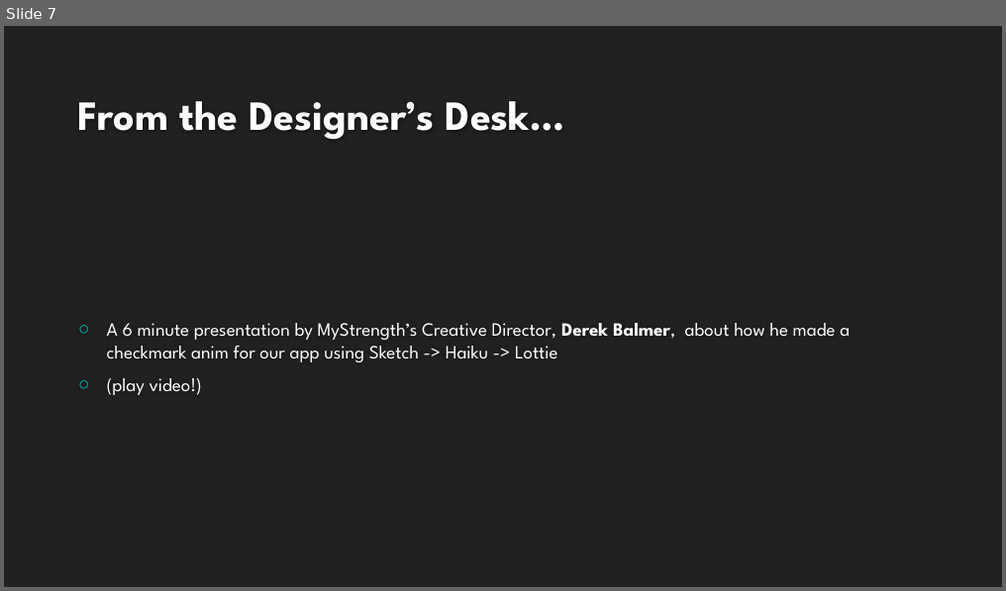
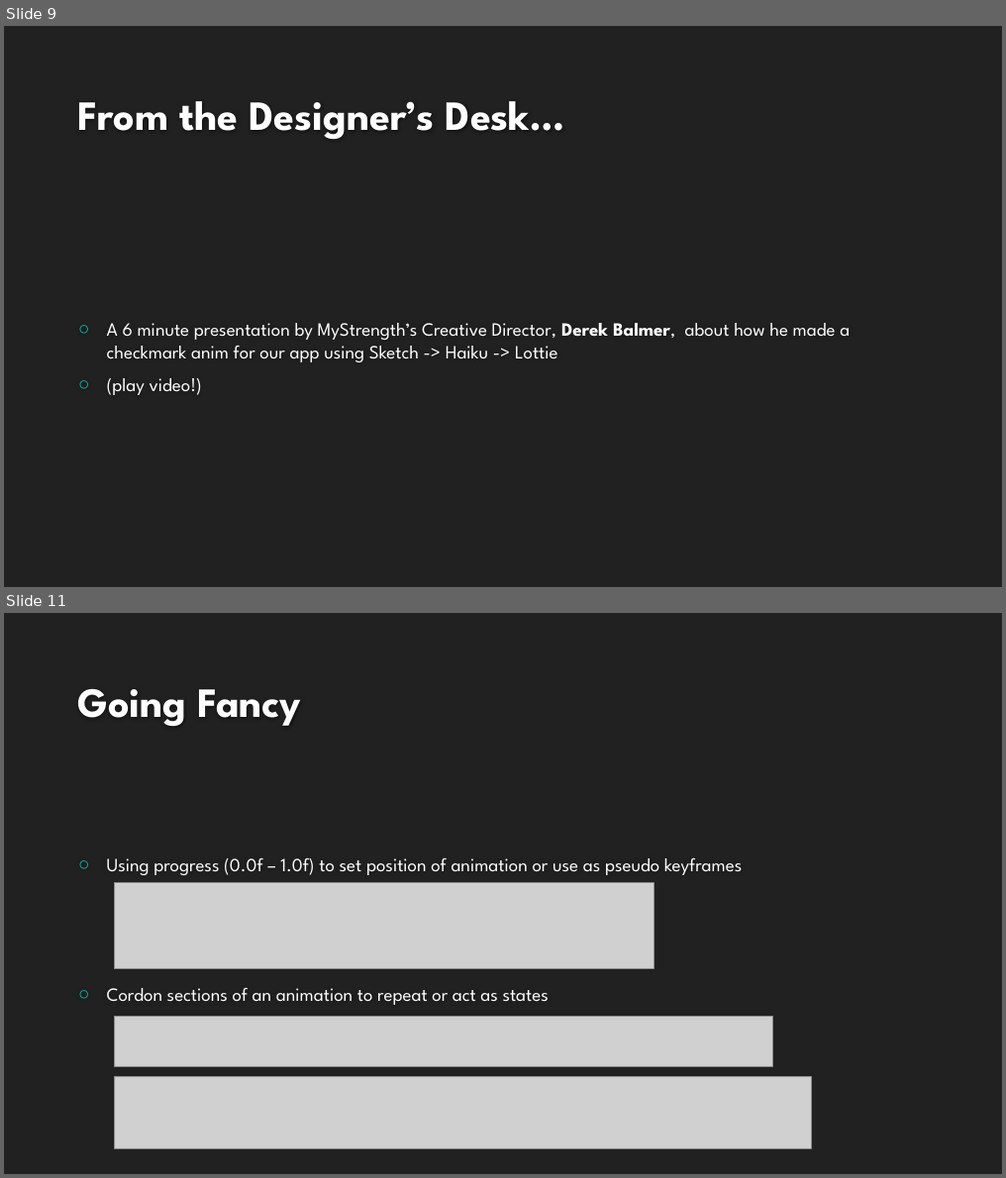
Before and after one commit to saamerm/Xamarin-Native-Forms-Swift-Lottie, a slide deck: Presentation.pptx. Shown one above the other, each under a label of ours: slide 7 before the commit, slides 9 and 11 after it; the slides between them are not shown. The pictures are 1006x591 and 1006x1178 pixels, drawn with LibreOffice and Linux fonts; fonts in the diff are those of the drawing; grey boxes stand for pictures; background and template pictures are left out. Boxes give left, top, right and bottom in pixels: in the first picture for what was removed or moved away, otherwise in the second. Text is boxed around its words. In the diff, an @@ line names an element or a change of style, - is before the commit and + after.

```diff
--- a/Presentation.pptx
+++ b/Presentation.pptx
@@ slide 11 added at box(4, 613, 1002, 1174), background #212121 @@
@@ title added at box(78, 689, 302, 726), 40 pt, text #FEFEFE, bold @@
+Going Fancy
@@ text added at box(107, 859, 742, 1005), 18 pt, text #FFFFFF @@
+○ Using progress (0.0f – 1.0f) to set position of animation or use as pseudo keyframes
+○ Cordon sections of an animation to repeat or act as states
@@ picture added at box(115, 883, 654, 968) @@
@@ picture added at box(115, 1016, 773, 1066) @@
@@ picture added at box(115, 1077, 812, 1149) @@
@@ what was slide 7 is now slide 9 @@
```
Also in this commit, not shown: 4 slides changed, 2 other slides added, 5 slides removed.
